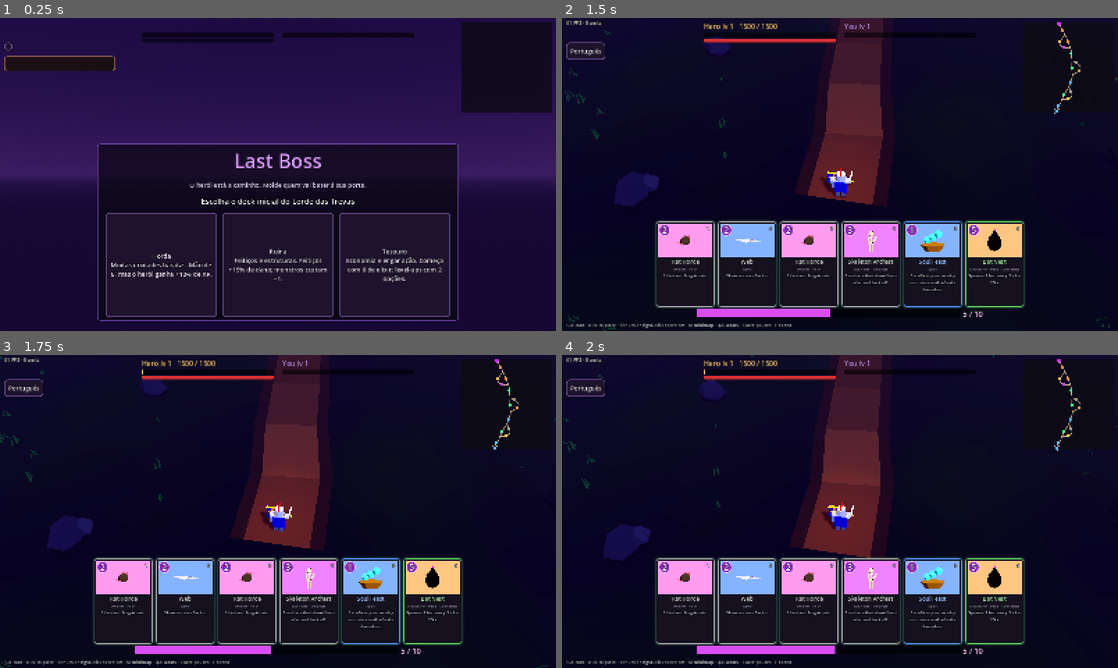
Above: before the commit, frames 1-4 (two rows, left to right).
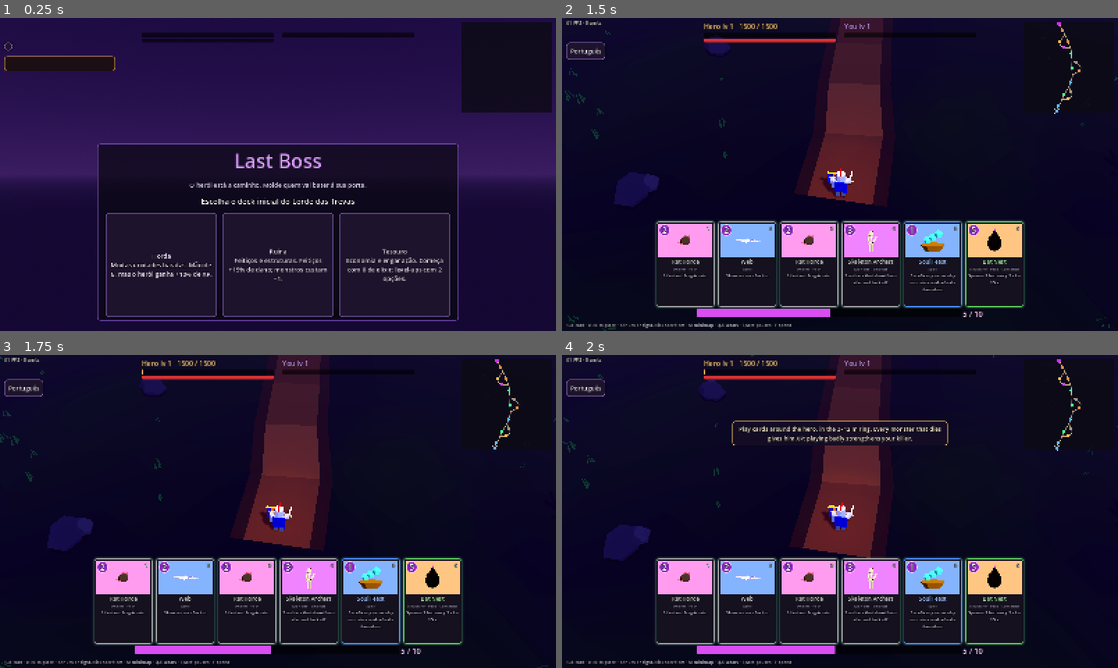
Above: after the commit, the same moments.

Repository: gabriellazycat/LastBoss
Game: Godot game, scene res://game/main.tscn
Same seed, same stepped clock (60 frames per second), same inputs: the game is played once before the commit and once after it.
Inputs (mouse positions are in pixels of both pictures, inside the frame that each line leads up to):
- Up to frame 1 (0.25 s): no input
- Up to frame 2 (1.5 s): click (573, 46) at 0.52 s; click "HORDE Many cheap units. Hand …" at 1.25 s
- Up to frame 3 (1.75 s): no input
- Up to frame 4 (2 s): no input

Frames 1-3 are identical in both runs. In frame 4, 1.4% of the frame differs, in the area x 30-70%, y 20-29%.

Commit message:
Dicas contextuais, tela de resultado, falas cômicas, minimapa automático para cartas de rota
Co-Authored-By: Claude Opus 5.5 <noreply@anthropic.com>

Diff:
--- a/game/hud.gd
+++ b/game/hud.gd
@@ -42,6 +42,10 @@
 var tele_label: Label
 var hand_sig := ""
 var lang_btn: Button
+var hint_panel: PanelContainer
+var hint_label: Label
+var hint_t := 0.0
+var hints_seen: Dictionary = {}
 var pause_panel: PanelContainer
 var pause_label: Label
 var top_box: HBoxContainer
@@ -230,6 +234,20 @@
 	result_panel.visible = false
 	add_child(result_panel)
 	_build_menu()
+	hint_panel = _panel(Color(0.08, 0.05, 0.14, 0.92), Color(1.0, 0.8, 0.4))
+	hint_panel.custom_minimum_size = Vector2(620, 0)
+	hint_label = _label(17, Color(1, 0.95, 0.85))
+	hint_label.autowrap_mode = TextServer.AUTOWRAP_WORD
+	hint_label.custom_minimum_size = Vector2(600, 0)
+	hint_label.horizontal_alignment = HORIZONTAL_ALIGNMENT_CENTER
+	hint_panel.add_child(hint_label)
+	hint_panel.visible = false
+	hint_panel.mouse_filter = Control.MOUSE_FILTER_IGNORE
+	add_child(hint_panel)
+	var cf := ConfigFile.new()
+	if cf.load("user://hints.cfg") == OK:
+		for k in cf.get_section_keys("seen") if cf.has_section("seen") else []:
+			hints_seen[k] = true
 	pause_panel = _panel(Color(0.04, 0.03, 0.07, 0.95), Color(0.6, 0.45, 0.9))
 	pause_panel.custom_minimum_size = Vector2(720, 0)
 	pause_label = _label(17)
@@ -291,6 +309,7 @@
 		p.position = (vs - p.size) * 0.5
 	menu_panel.position = Vector2((vs.x - menu_panel.size.x) * 0.5, vs.y - menu_panel.size.y - 30)
 	contract_panel.position = Vector2(12, 110)
+	hint_panel.position = Vector2((vs.x - hint_panel.size.x) * 0.5, 190)
 
 
 func show_menu(on: bool) -> void:
@@ -343,6 +362,40 @@
 		ups.append(tr("UPG_" + u))
 	pause_label.text = tr("UI_PAUSE_TEXT").format({"deck": "
 ".join(deck), "build": ", ".join(ups) if ups.size() > 0 else "—", "n": sim.cards.size()})
+
+
+## Dica contextual: aparece só na primeira vez (fica salva em user://hints.cfg).
+func hint(key: String) -> void:
+	if hints_seen.has(key):
+		return
+	hints_seen[key] = true
+	hint_label.text = tr("HINT_" + key)
+	hint_panel.visible = true
+	hint_t = 7.0
+	var cf := ConfigFile.new()
+	for k in hints_seen:
+		cf.set_value("seen", k, true)
+	cf.save("user://hints.cfg")
+
+
+func _hints() -> void:
+	if sim.t > 0.5:
+		hint("start")
+	if sim.offers.size() > 0 and sim.offers[0]["source"] == "level":
+		hint("offer")
+	if sim.contract.size() > 0:
+		hint("contract")
+	if sim.phase == K.Phase.ARENA:
+		hint("arena")
+	var h := Vector2(sim.hero.x, sim.hero.y)
+	for loc in sim.road.locations:
+		if loc["type"] == "shrine" and loc["state"] == SimRoad.LocState.ACTIVE and h.distance_to(loc["pos"]) < 45.0:
+			hint("shrine")
+	for ci in sim.hand:
+		if ci and ci.def.category == "route":
+			hint("route")
+		elif ci and ci.def.category == "finisher" and sim.phase == K.Phase.ROAD:
+			hint("finisher")
 
 
 func say(txt: String) -> void:
@@ -523,6 +576,11 @@
 	info_label.text = tr("UI_FPS").format({"fps": int(fps), "u": sim.units.count})
 	lang_btn.text = tr("UI_LANG")
 	help_label.text = tr("UI_HELP")
+	_hints()
+	if hint_t > 0.0:
+		hint_t -= delta
+		hint_panel.modulate.a = clampf(hint_t, 0.0, 1.0)
+		hint_panel.visible = hint_t > 0.0
 	_refresh_contract()
 	_refresh_offer()
 	_refresh_arena()
@@ -534,8 +592,19 @@
 	if sim.phase == K.Phase.OVER and not result_panel.visible:
 		result_panel.visible = true
 		var st := sim.stats
-		result_label.text = tr("UI_RESULT_" + str(st["result"])) + "\n\n" + tr("UI_RESULT_STATS").format({
-			"t": "%d:%02d" % [int(sim.t) / 60, int(sim.t) % 60], "h": h.level, "p": sim.player_level})
+		var top := ""
+		var best := 0
+		for cid in st["played"]:
+			if int(st["played"][cid]) > best:
+				best = int(st["played"][cid])
+				top = cid
+		var lines: Array = [tr("UI_RESULT_" + str(st["result"])), "", tr("UI_RESULT_STATS").format({
+			"t": "%d:%02d" % [int(sim.t) / 60, int(sim.t) % 60], "h": h.level, "p": sim.player_level}),
+			tr("UI_RESULT_MORE").format({"k": st["kills"], "s": st["shrines_won"], "c": st["contracts_ok"], "p": st["parts_lost"]})]
+		if top != "":
+			lines.append(tr("UI_RESULT_TOP").format({"card": tr("CARD_" + top)}))
+		result_label.text = "
+".join(lines)
 
 
 func _refresh_contract() -> void:
--- a/game/main.gd
+++ b/game/main.gd
@@ -381,6 +381,9 @@
 	if ci == null:
 		return
 	hud.selected = -1 if hud.selected == i else i
+	var big := hud.minimap.size.x > 400
+	if (hud.selected >= 0 and ci.def.category == "route") != big:
+		_toggle_map()
 	# Cartas sem alvo (covil, finalização) saem na hora.
 	if hud.selected >= 0 and (ci.def.category == "lair" or ci.def.category == "finisher"):
 		_play_at(Vector2(sim.hero.x, sim.hero.y))
@@ -398,6 +401,8 @@
 	var b := sim.play(i, p.x, p.y)
 	if b == K.Block.OK:
 		hud.selected = -1
+		if hud.minimap.size.x > 400:
+			_toggle_map()
 	else:
 		hud.say(tr("UI_BLOCK_%d" % mini(b, 5)))
 		if b != K.Block.NO_ELIXIR and b != K.Block.BAD_TARGET:
--- a/game/world_view.gd
+++ b/game/world_view.gd
@@ -44,6 +44,9 @@
 var boss_face: MeshInstance3D
 var cam_pos := Vector3.ZERO
 var shake := 0.0
+var bubble: Label3D
+var bubble_t := 0.0
+var bubble_on_boss := false
 var flash_light: OmniLight3D
 var flash_t := 0.0
 
@@ -404,6 +407,14 @@
 	show_placement(false, Vector3.ZERO, true, 1.0)
 	flash_light = _light(Vector3.ZERO, Color(1, 0.6, 0.3), 0.0, 14.0)
 	add_child(flash_light)
+	bubble = Label3D.new()
+	bubble.billboard = BaseMaterial3D.BILLBOARD_ENABLED
+	bubble.no_depth_test = true
+	bubble.font_size = 64
+	bubble.outline_size = 16
+	bubble.outline_modulate = Color(0.1, 0.05, 0.15)
+	bubble.visible = false
+	add_child(bubble)
 
 
 func _circle(r: float, col: Color) -> MeshInstance3D:
@@ -746,9 +757,10 @@
 			var r := float(z["r"])
 			disc.scale = Vector3(r, 1, r)
 			var mat: StandardMaterial3D = disc.material_override
-			var c := Color(0.55, 0.55, 0.65, 0.2) if kind == "web" else Color(1.0, 0.45, 0.08, 0.32 + 0.06 * sin(sim.t * 8.0))
+			var c := Color(0.35, 0.35, 0.45, 0.22) if kind == "web" else Color(1.0, 0.45, 0.08, 0.32 + 0.06 * sin(sim.t * 8.0))
 			mat.albedo_color = c
 			mat.emission = Color(c.r, c.g, c.b)
+			mat.emission_energy_multiplier = 0.05 if kind == "web" else 0.6
 		k += 1
 	for i in range(k, zone_pool.size()):
 		zone_pool[i]["disc"].visible = false
@@ -813,6 +825,14 @@
 			e["n"].position = pos
 			if e["t"] <= 0.0:
 				e["n"].visible = false
+	if bubble_t > 0.0:
+		bubble_t -= delta
+		var bp := hp + Vector3(0, 2.6, 0)
+		if bubble_on_boss and sim.arena.active:
+			bp = Vector3(sim.arena.bx, 7.5, sim.arena.by)
+		bubble.position = bp
+		bubble.modulate.a = clampf(bubble_t / 0.4, 0.0, 1.0)
+		bubble.visible = bubble_t > 0.0
 	if flash_t > 0.0:
 		flash_t -= delta
 		flash_light.light_energy = maxf(0.0, flash_t / 0.25) * 6.0
@@ -893,6 +913,17 @@
 	e["from"] = from + Vector3(0, 0.6, 0)
 	e["t"] = 0.6
 	e["n"].visible = true
+
+
+## Fala cômica num balão sobre o herói ou o chefe.
+func say(key_prefix: String, n: int, on_boss: bool, col: Color) -> void:
+	if bubble_t > 0.5:
+		return
+	bubble.text = tr("%s_%d" % [key_prefix, randi_range(1, n)])
+	bubble.modulate = col
+	bubble_on_boss = on_boss
+	bubble.visible = true
+	bubble_t = 2.6
 
 
 func light_flash(pos: Vector3, col: Color) -> void:
@@ -940,6 +971,8 @@
 				emit_particles("level", p + Vector3(0, 0.5, 0), 1.0)
 				ring_burst(p, 3.0, Color(1, 0.9, 0.4))
 				number(p + Vector3(0, 1.5, 0), tr("UI_HERO_LEVEL").format({"n": int(ev[3])}), Color(1, 0.88, 0.35), 76)
+				if int(ev[3]) % 3 == 0:
+					say("SAY_HERO", 4, false, Color(0.75, 0.88, 1.0))
 			K.Ev.PLAYER_LEVEL:
 				number(p + Vector3(0, 2.5, 0), tr("UI_PLAYER_LEVEL").format({"n": int(ev[3])}), Color(0.85, 0.55, 1.0), 76)
 			K.Ev.SHIELD_BREAK:
@@ -954,13 +987,18 @@
 				ring_burst(p, 6.0, Color(0.9, 0.3, 1.0))
 				light_flash(p, Color(0.9, 0.4, 1.0))
 				shake = 0.5
+				if float(ev[3]) >= 0.0:
+					say("SAY_BOSS_PART", 3, true, Color(1.0, 0.6, 0.9))
 			K.Ev.TELEPORT:
 				emit_particles("magic", p + Vector3(0, 1.0, 0), 1.6)
 				emit_particles("magic", Vector3(sim.arena.bx, 1.0, sim.arena.by), 1.6)
+				say("SAY_BOSS_TP", 2, true, Color(1.0, 0.6, 0.9))
 			K.Ev.SPELL:
 				var di := int(ev[3])
 				if di >= 0 and di < sim.data.cards.size():
 					var c: CardDef = sim.data.cards[di]
+					if c.category == "finisher":
+						say("SAY_BOSS_FIN", 2, true, Color(1.0, 0.85, 0.4))
 					if c.is_spell or c.category == "finisher":
 						emit_particles("magic", p + Vector3(0, 0.5, 0), 1.2)
 						ring_burst(p, float(c.fx.get("radius", 2.0)), Color(0.75, 0.35, 1.0))
--- a/locale/strings.csv
+++ b/locale/strings.csv
@@ -190,3 +190,23 @@
 Space or Esc to resume"
 UI_SUBTITLE,O herói está a caminho. Molde quem vai bater à sua porta.,The hero is coming. Shape who will knock on your door.
 UI_DECK_CARDS,Cartas: {list},Cards: {list}
+HINT_start,"Jogue cartas ao redor do herói, no anel entre 3 e 12 m. Cada monstro que morre dá XP a ele: jogar mal fortalece o seu assassino.","Play cards around the hero, in the 3–12 m ring. Every monster that dies gives him XP: playing badly strengthens your killer."
+HINT_offer,"Você subiu de nível causando dano no herói. Escolha uma carta nova ou melhore uma do deck.","You leveled up by damaging the hero. Pick a new card or upgrade one in your deck."
+HINT_shrine,"Santuário à frente! Tenha monstros vivos no raio quando a contagem acabar para ganhar uma carta rara.","Shrine ahead! Have monsters alive in its radius when the countdown ends to earn a rare card."
+HINT_contract,"Contrato! Cumpra o objetivo no prazo para escolher uma recompensa.","Contract! Meet the goal in time to choose a reward."
+HINT_route,"Cartas de rota são jogadas no minimapa: clique perto do ramo ou do local que quer afetar.","Route cards are played on the minimap: click near the branch or location you want to affect."
+HINT_finisher,"Cartas de finalização só funcionam na arena. Na estrada, sacrifique-as (X + número) por 1 de elixir.","Finisher cards only work in the arena. On the road, sacrifice them (X + number) for 1 elixir."
+HINT_arena,"A arena! Proteja o seu corpo. Teleporte o chefe com Q/E ou clicando num altar.","The arena! Protect your body. Teleport the boss with Q/E or by clicking an altar."
+UI_RESULT_MORE,"Abates do herói: {k} · Santuários: {s} · Contratos: {c} · Partes perdidas: {p}","Hero kills: {k} · Shrines: {s} · Contracts: {c} · Parts lost: {p}"
+UI_RESULT_TOP,Sua carta mais jogada: {card},Your most played card: {card}
+SAY_HERO_1,Mais forte a cada passo!,Stronger with every step!
+SAY_HERO_2,Obrigado pelos ratinhos!,Thanks for the little rats!
+SAY_HERO_3,Seus monstros me alimentam!,Your monsters feed me!
+SAY_HERO_4,Estou chegando aí!,I'm coming for you!
+SAY_BOSS_PART_1,MEU BRAÇO! Eu gostava dele!,MY ARM! I liked that one!
+SAY_BOSS_PART_2,Isso vai deixar marca...,That's gonna leave a mark...
+SAY_BOSS_PART_3,Foi só um arranhão!,Just a scratch!
+SAY_BOSS_TP_1,Me pega se puder!,Catch me if you can!
+SAY_BOSS_TP_2,Plim! Errou!,Poof! Missed!
+SAY_BOSS_FIN_1,CONTEMPLE O MEU PODER!,BEHOLD MY POWER!
+SAY_BOSS_FIN_2,Hora do grande final!,Time for the grand finale!
Binary file changed: locale/strings.en.translation
Binary file changed: locale/strings.pt.translation
Not shown, changed: ARQUITETURA.md
